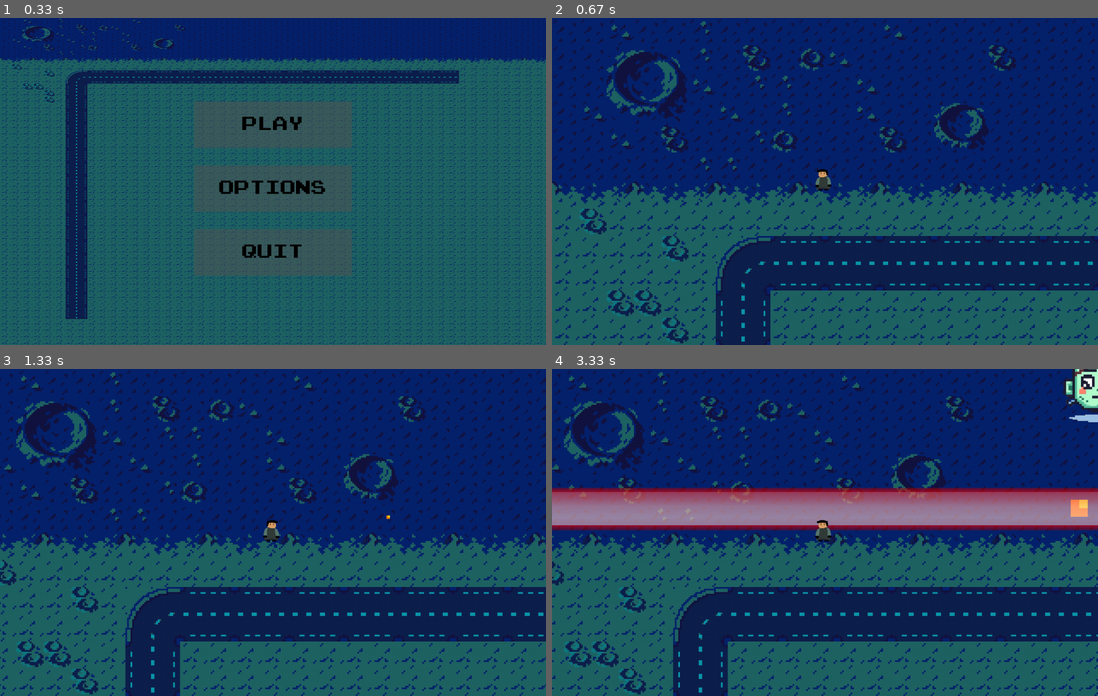
Above: before the commit, frames 1-4 (two rows, left to right).
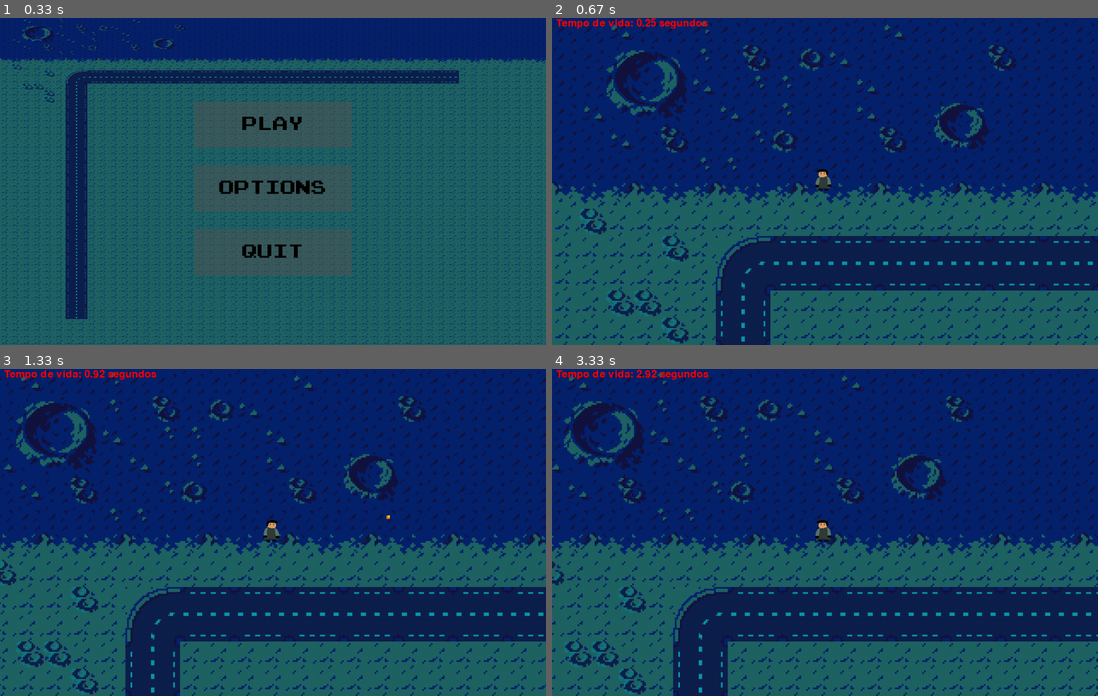
Above: after the commit, the same moments.

Repository: jgabrielsg/LP-PyGame
Game: pygame game, started from main.py
Two runs of this game, one before a commit and one after it. Both use one fixed random seed, a clock stepped at 60 frames per second and the inputs below.
Inputs (mouse positions are in pixels of both pictures, inside the frame that each line leads up to):
- Up to frame 1 (0.33 s): no input
- Up to frame 2 (0.67 s): click "PLAY" at 0.38 s
- Up to frame 3 (1.33 s): click (447, 522) at 0.72 s; hold Right from 1 s (still down)
- Up to frame 4 (3.33 s): release Right at 1.47 s; hold Up 1.5-1.8 s; hold Right 1.83-2.3 s; hold Left 2.33-2.87 s; hold Down 2.9-3.2 s; hold Left from 3.23 s (still down)

Frame 1 is identical in both runs. In frame 2, 0.3% of the frame differs, in the area x 0-29%, y 0-4%; in frame 3, 0.4%; in frame 4, 14%, in the area x 0-100%, y 0-50%.

Commit message:
Mostrando tempo de vida na tela, implementando sistema de morte

Diff:
--- a/characters/enemy.py
+++ b/characters/enemy.py
@@ -93,7 +93,7 @@
     angulo = 0
 
     def __init__(self, pos, groups, animation_images):
-        super().__init__(pos, groups, 1000, image_path = "assets/images/vilao_1.png")
+        super().__init__(pos, groups, 200, image_path = "assets/images/vilao_1.png")
         self.sprite_type = 'enemy'
 
         self.image = pygame.transform.scale(self.image, (self.image.get_width() * 5, self.image.get_height() * 5))
--- a/characters/player.py
+++ b/characters/player.py
@@ -51,6 +51,10 @@
             self.health -= 10
             self.invencible = True
 
+        if self.health <= 0:
+            return True # Se o jogo acaba
+        else: return False
+
     def get_damage(self):
         return self.base_damage
 
--- a/main.py
+++ b/main.py
@@ -88,10 +88,12 @@
         self.LazerBeamCooldown = 3
         self.LazerTime = 0
 
-        self.playerCooldown = 0.3
+        self.playerCooldown = 0.4
         self.playerLastShot = 0
 
         self.running = True
+        self.GameOver = False
+        self.font = pygame.font.Font(None, 36)
 
     # Chama todas as funções de game
     def run(self):
@@ -101,7 +103,7 @@
         while self.running:
             self.events()
 
-            if not self.Upgrading:
+            if not self.Upgrading and self.running:
                 self.update()
             else:
                 upgrade_1 = random.choice(list(self.Magics.keys()))
@@ -111,7 +113,7 @@
 
                 self.Magics[upgrade] += 1
 
-                self.playerCooldown = 1 - (self.Magics["Fire Rate"]/20)
+                self.playerCooldown = 0.4 - (self.Magics["Fire Rate"]/20)
                 self.LazerBeamCooldown = 3 - (self.Magics["LazerBeam"]/3)
 
                 self.Upgrading = False
@@ -152,7 +154,8 @@
             for enemy_sprite in collision_sprites:
                 if enemy_sprite.sprite_type == 'bullet':
                     enemy_sprite.kill()
-                self.player.deal_damage()
+                self.GameOver = self.player.deal_damage()
+                print(self.player.health)
 
         #Coleta de Mana
         if self.item_sprites:
@@ -208,7 +211,6 @@
 
                 if enemy.shouldLaser:
                     EnemyLaser = Boss_Laser(self.player.rect.center, [self.camera, self.ghost_sprite], [self.camera, self.damagePlayer_sprites], 1)
-                    print("teste")
                     self.projectiles.append(EnemyLaser)
                     enemy.shouldLaser = False
 
@@ -234,10 +236,19 @@
         self.camera.center_target_camera(self.player)
         self.camera.custom_draw()
 
+        text_surface = self.font.render(f"Tempo de vida: {tempo:.2f} segundos", True, (255, 0, 0))  # Black text
+        text_rect = text_surface.get_rect(left = 10)  # Adjust the position as needed
+
+        # Blit the text onto the screen
+        self.screen.blit(text_surface, text_rect)
+
+        if self.GameOver:
+            print(tempo)
+
     def randomizador_inimigos(self, tempo):
-        if (tempo - self.LastBossTime) > 0:
-            if len(self.enemies) == 0:
-                self.spawn_enemy(5)
+        if (tempo - self.LastBossTime) > 60:
+            self.LastBossTime = tempo
+            self.spawn_enemy(5)
 
         elif tempo > (self.enemyTime + self.enemyGenerationCooldown):
 
@@ -251,8 +262,6 @@
             elif tempo > 15: self.enemyGenerationCooldown = random.randint(0,2)
             elif tempo > 7: self.enemyGenerationCooldown = random.randint(0,3)
             else: self.enemyGenerationCooldown = 3
-
-
 
     #Define quando uma mana deve ser spawnada
     def randomizador_mana(self, tempo):
